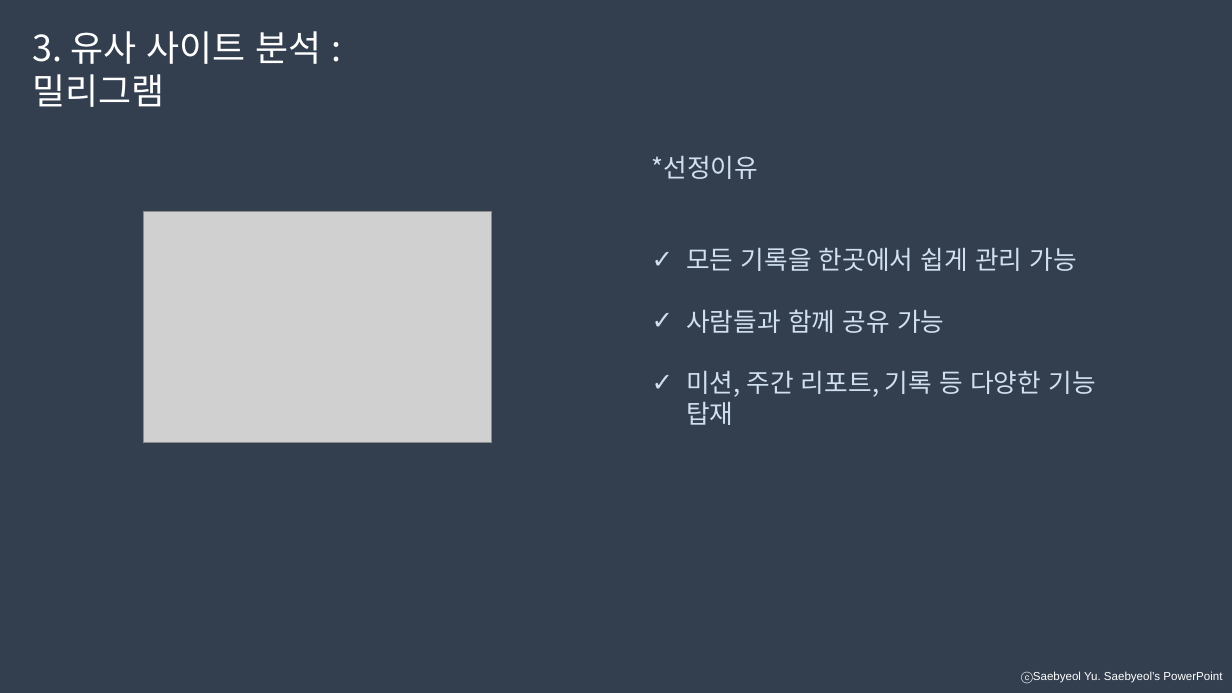
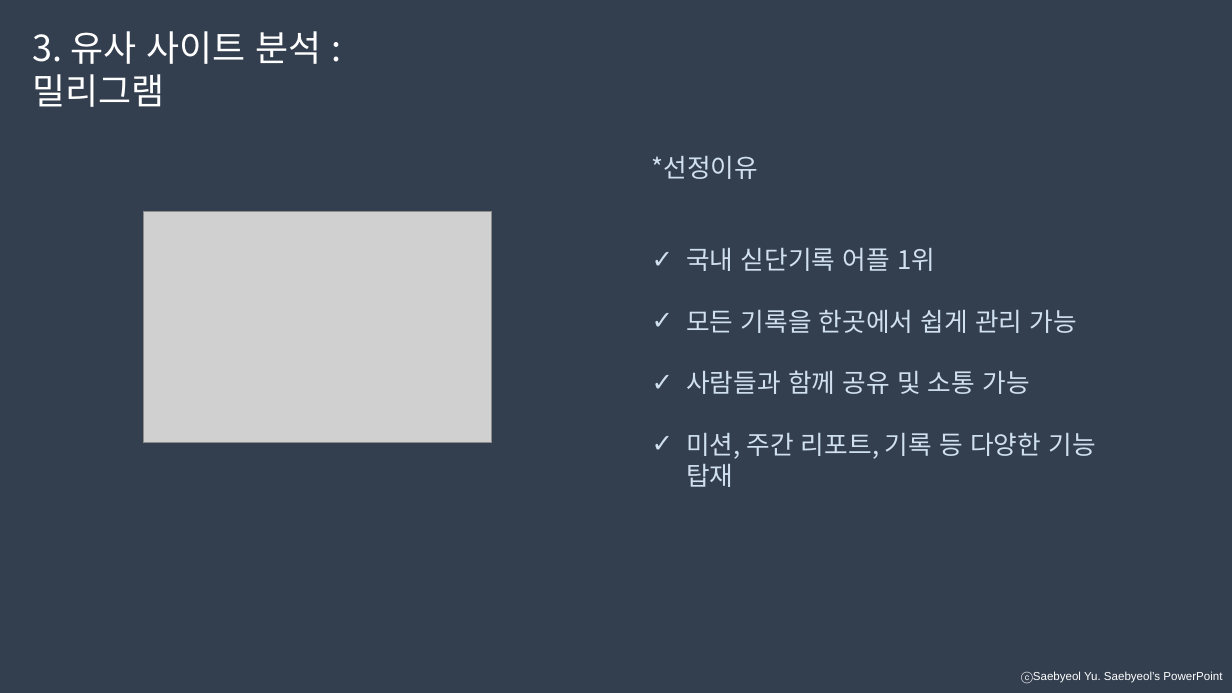
Before and after one commit to developerYHLee/University_Homework, a slide deck: slide 7 of 기말과제.pptx. Drawn at 1232x693 pixels with LibreOffice and Linux fonts; fonts in the diff are those of the drawing; grey boxes stand for pictures. Boxes give left, top, right and bottom in pixels: in the first picture for what was removed or moved away, otherwise in the second. Text is boxed around its words. In the diff, an @@ line names an element or a change of style, - is before the commit and + after.

```diff
--- a/기말과제.pptx
+++ b/기말과제.pptx
@@ text at (x1=686, y1=248, x2=935, y2=271): paragraph added @@
+✓ 국내 싣단기록 어플 1위
@@ text at (x1=686, y1=370, x2=1029, y2=394): text changed @@
-✓ 사람들과 함께 공유 가능
+✓ 사람들과 함께 공유 및 소통 가능
```
Also in this commit, not shown: 3 other slides changed, 6 slides added, 5 slides removed.
